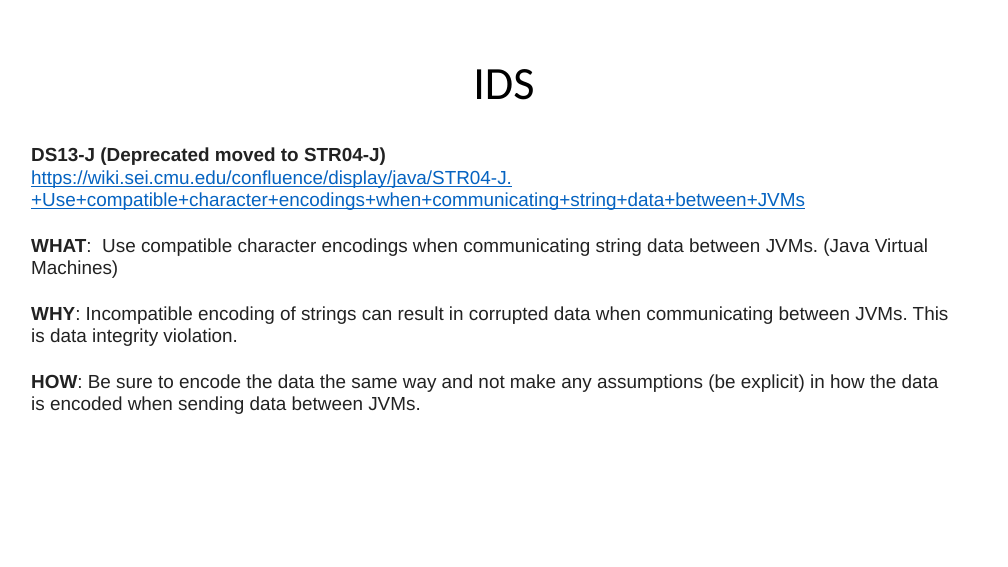
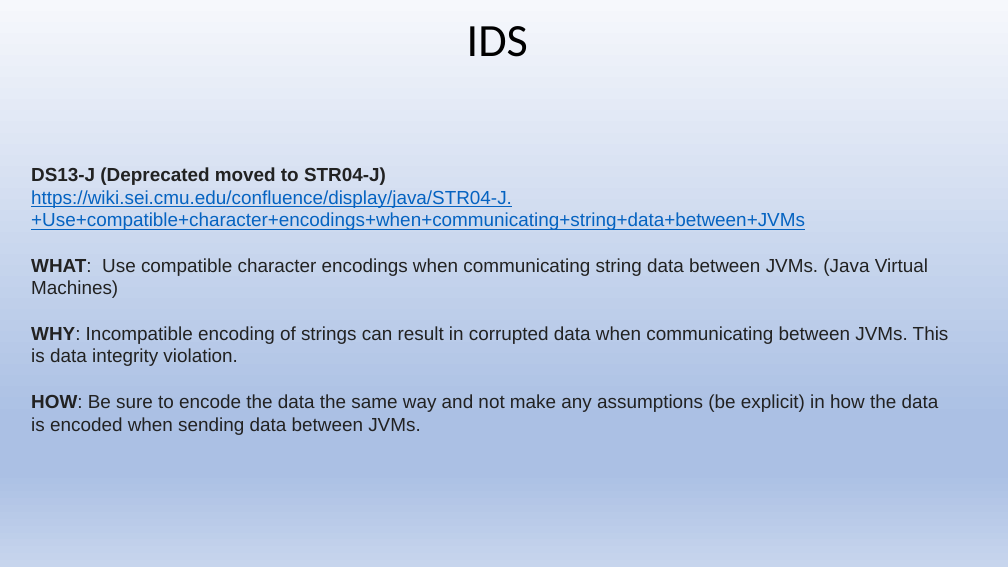
Before and after one commit to stevester94/CSC201_Project, a slide deck: slide 4 of Project2.pptx. Drawn at 1008x567 pixels with LibreOffice and Linux fonts; fonts in the diff are those of the drawing. Boxes give left, top, right and bottom in pixels: in the first picture for what was removed or moved away, otherwise in the second. Text is boxed around its words. In the diff, an @@ line names an element or a change of style, - is before the commit and + after.

```diff
--- a/Project2.pptx
+++ b/Project2.pptx
@@ background #FFFFFF to gradient #F6F8FC to #ABC0E4 to #C7D5ED @@
@@ text "IDS" moved from (x1=473, y1=69, x2=534, y2=100) to (x1=467, y1=26, x2=528, y2=57) @@
@@ text "DS13-J (Deprecated moved to STR04-J) ..." moved from (x1=31, y1=147, x2=949, y2=414) to (x1=31, y1=167, x2=949, y2=435) @@
```
Also in this commit, not shown: 25 other slides changed.
